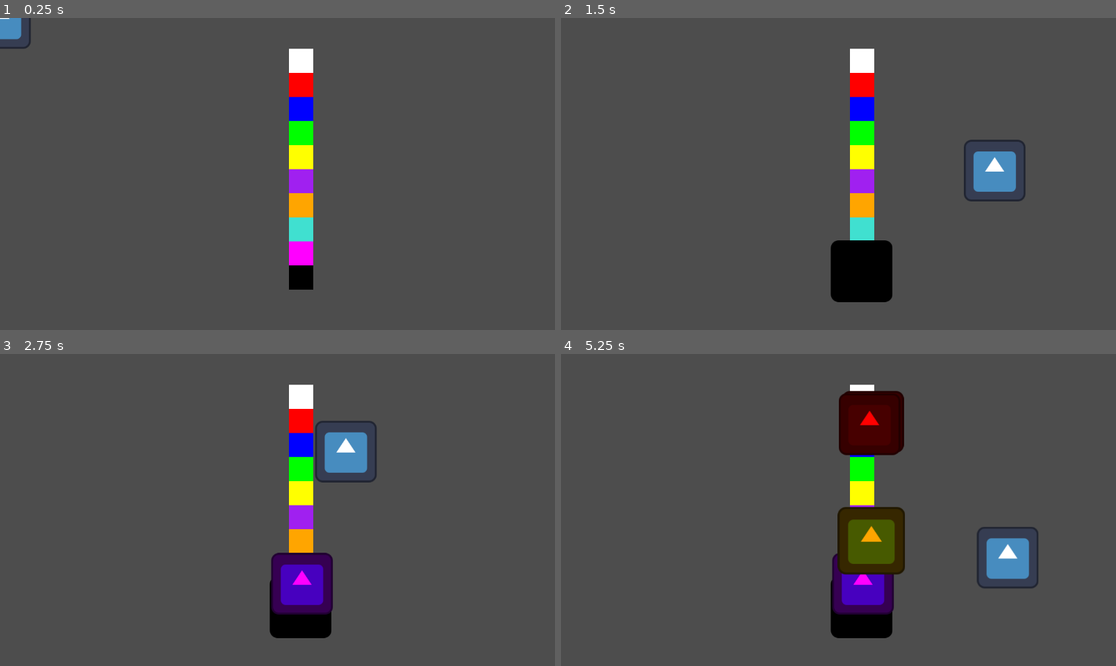
Above: before the commit, frames 1-4 (two rows, left to right).
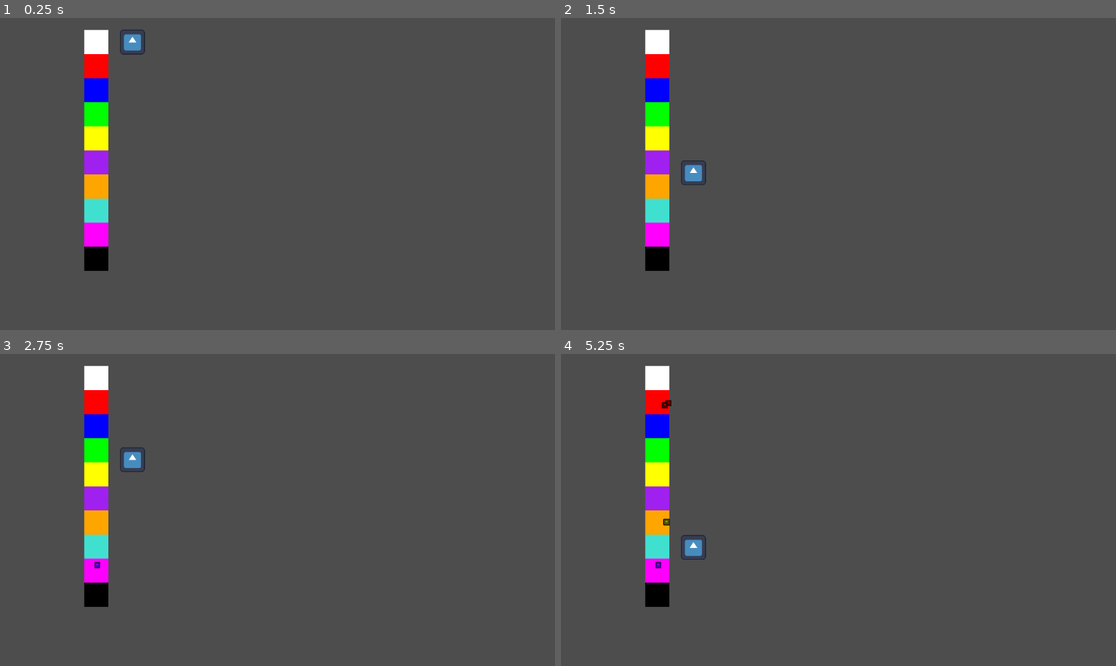
Above: after the commit, the same moments.

Repository: blakemr/ludem-dare-54
Game: Godot game, scene res://scenes/Level.tscn
Same seed, same stepped clock (60 frames per second), same inputs: the game is played once before the commit and once after it. This scene is started directly instead of the project's main scene. The engine's default icon, where the game draws it, is replaced by a stand-in: a white triangle on a blue panel in a dark square.
Inputs (mouse positions are in pixels of both pictures, inside the frame that each line leads up to):
- Up to frame 1 (0.25 s): no input
- Up to frame 2 (1.5 s): tap Enter at 0.5 s; move the mouse to (960, 158) at 0.52 s; click (960, 158) at 0.67 s; move the mouse to (727, 189) at 1.27 s; click (727, 189) at 1.42 s
- Up to frame 3 (2.75 s): tap Space at 2 s; move the mouse to (333, 441) at 2.02 s; click (333, 441) at 2.17 s
- Up to frame 4 (5.25 s): move the mouse to (810, 572) at 2.77 s; click (810, 572) at 2.92 s; move the mouse to (1005, 556) at 3.52 s; click (1005, 556) at 3.67 s; move the mouse to (672, 463) at 4.27 s; click (672, 463) at 4.42 s; tap Enter at 5 s; move the mouse to (866, 510) at 5.02 s; click (866, 510) at 5.17 s

The runs differ from the first frame. In frame 1, 7.3% of the frame differs, in the area x 0-57%, y 0-88%; in frame 2, 9.7%; in frame 3, 10%; in frame 4, 13%, in the area x 15-86%, y 3-92%.

Commit message:
rudimentary snap to floor.

Diff:
--- a/The Bellhop/classes/elevator.gd
+++ b/The Bellhop/classes/elevator.gd
@@ -28,7 +28,7 @@
 	if moving: return
 
 	var tween = create_tween()
-	tween.tween_property(self, "position", pos, animation_speed).set_trans(Tween.TRANS_BACK)
+	tween.tween_property(self, "position", Vector2(position.x, snappedf(pos.y, 50.0)), animation_speed).set_trans(Tween.TRANS_BACK)
 	moving = true
 	await tween.finished
 	moving = false
--- a/The Bellhop/classes/passenger.gd
+++ b/The Bellhop/classes/passenger.gd
@@ -20,4 +20,4 @@
 
 	var tween = create_tween()
 	scale = Vector2.ZERO
-	tween.tween_property(self, "scale", Vector2.ONE, 0.5).set_trans(Tween.TRANS_BACK).set_ease(Tween.EASE_OUT)
+	tween.tween_property(self, "scale", Vector2.ONE * 0.1, 0.5).set_trans(Tween.TRANS_BACK).set_ease(Tween.EASE_OUT)
--- a/The Bellhop/scenes/Level.tscn
+++ b/The Bellhop/scenes/Level.tscn
@@ -10,9 +10,11 @@
 script = ExtResource("1_1rdgn")
 
 [node name="Elevator" type="Node2D" parent="."]
+position = Vector2(275, 50)
 script = ExtResource("1_y0s0c")
 
 [node name="Sprite2D" type="Sprite2D" parent="Elevator"]
+scale = Vector2(0.4, 0.4)
 texture = ExtResource("3_qy5ry")
 
 [node name="PassengerGenerator" type="Timer" parent="."]
@@ -21,49 +23,49 @@
 [node name="Floors" type="Node" parent="."]
 
 [node name="Floor1" parent="Floors" instance=ExtResource("5_02g3n")]
-position = Vector2(600, 64)
+position = Vector2(175, 25)
 
 [node name="Floor2" parent="Floors" instance=ExtResource("5_02g3n")]
 modulate = Color(1, 0, 0, 1)
-position = Vector2(600, 114)
+position = Vector2(175, 75)
 floor_number = 1
 
 [node name="Floor3" parent="Floors" instance=ExtResource("5_02g3n")]
 modulate = Color(0, 0, 1, 1)
-position = Vector2(600, 164)
+position = Vector2(175, 125)
 floor_number = 2
 
 [node name="Floor4" parent="Floors" instance=ExtResource("5_02g3n")]
 modulate = Color(0, 1, 0, 1)
-position = Vector2(600, 214)
+position = Vector2(175, 175)
 floor_number = 3
 
 [node name="Floor5" parent="Floors" instance=ExtResource("5_02g3n")]
 modulate = Color(1, 1, 0, 1)
-position = Vector2(600, 264)
+position = Vector2(175, 225)
 floor_number = 4
 
 [node name="Floor6" parent="Floors" instance=ExtResource("5_02g3n")]
 modulate = Color(0.627451, 0.12549, 0.941176, 1)
-position = Vector2(600, 314)
+position = Vector2(175, 275)
 floor_number = 5
 
 [node name="Floor7" parent="Floors" instance=ExtResource("5_02g3n")]
 modulate = Color(1, 0.647059, 0, 1)
-position = Vector2(600, 364)
+position = Vector2(175, 325)
 floor_number = 6
 
 [node name="Floor8" parent="Floors" instance=ExtResource("5_02g3n")]
 modulate = Color(0.25098, 0.878431, 0.815686, 1)
-position = Vector2(600, 414)
+position = Vector2(175, 375)
 floor_number = 7
 
 [node name="Floor9" parent="Floors" instance=ExtResource("5_02g3n")]
 modulate = Color(1, 0, 1, 1)
-position = Vector2(600, 464)
+position = Vector2(175, 425)
 floor_number = 8
 
 [node name="Floor10" parent="Floors" instance=ExtResource("5_02g3n")]
 modulate = Color(0, 0, 0, 1)
-position = Vector2(600, 514)
+position = Vector2(175, 475)
 floor_number = 9
